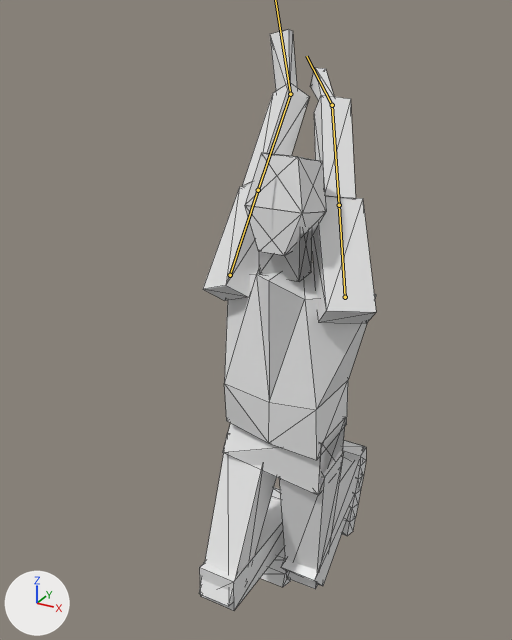
Two versions of the glTF model assets/models/knight.glb, one commit apart.
One viewpoint serves both versions: a 50 mm camera at (1.61, -11.03, 4.19) aimed at (-0.31, -7.54, 2.44). Lighting does not change. The marker at lower left points along +X, +Y and +Z. Both versions are drawn at frame 12 of the action 'lounge_attack'; the numbers are the values there. The bones that change are drawn over the model as lines. Mesh edges are drawn as thin lines.
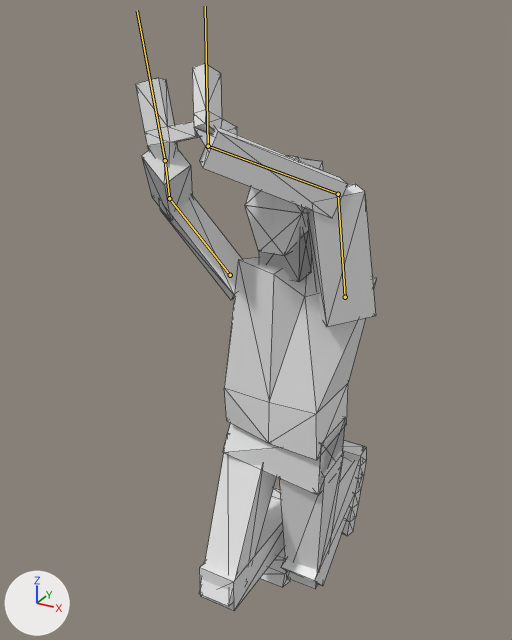
The change, as JSON lines over the scene's bpy script:
```json
{"block": "bone_arm1_l", "where": "bone_arm1_l = bpy.data.objects['Armature.001'].pose.bones['arm1.L']  # child of 'shoulder.L'"}
{"op": "set", "path": "bone_arm1_l.rotation_quaternion", "old": "(0.355, 0.118, -0.454, 0.808)", "new": "(0.613, 0.349, -0.284, 0.649)", "note": "degrees (-49, -31, 147) -> degrees (6, -53, 90)"}
{"block": "bone_arm2_l", "where": "bone_arm2_l = bpy.data.objects['Armature.001'].pose.bones['arm2.L']  # child of 'arm1.L'"}
{"op": "set", "path": "bone_arm2_l.rotation_quaternion", "old": "(1.0, -0.028, 0.0, 0.0)", "new": "(0.875, 0.484, 0.0, 0.0)", "note": "degrees (-3, 0, 0) -> degrees (58, 0, 0)"}
{"block": "bone_hand_l", "where": "bone_hand_l = bpy.data.objects['Armature.001'].pose.bones['hand.L']  # child of 'arm2.L'"}
{"op": "set", "path": "bone_hand_l.rotation_quaternion", "old": "(0.698, 0.188, -0.681, 0.118)", "new": "(0.449, -0.022, -0.664, 0.598)", "note": "degrees (89, -84, -64) -> degrees (-82, -35, 136)"}
{"block": "bone_arm1_r", "where": "bone_arm1_r = bpy.data.objects['Armature.001'].pose.bones['arm1.R']  # child of 'shoulder.R'"}
{"op": "set", "path": "bone_arm1_r.rotation_quaternion", "old": "(0.459, 0.077, 0.569, -0.678)", "new": "(0.85, 0.147, 0.366, -0.349)", "note": "degrees (-64, 39, -137) -> degrees (-1, 47, -45)"}
{"block": "bone_arm2_r", "where": "bone_arm2_r = bpy.data.objects['Armature.001'].pose.bones['arm2.R']  # child of 'arm1.R'"}
{"op": "set", "path": "bone_arm2_r.rotation_quaternion", "old": "(1.0, -0.028, 0.0, 0.0)", "new": "(0.722, 0.692, 0.0, 0.0)", "note": "degrees (-3, 0, 0) -> degrees (88, 0, 0)"}
{"block": "bone_hand_r", "where": "bone_hand_r = bpy.data.objects['Armature.001'].pose.bones['hand.R']  # child of 'arm2.R'"}
{"op": "set", "path": "bone_hand_r.rotation_quaternion", "old": "(0.903, -0.023, 0.284, 0.322)", "new": "(0.761, -0.434, 0.234, -0.421)", "note": "degrees (10, 32, 42) -> degrees (-59, -1, -58)"}
```

Location of each change, (x1, y1, x2, y2) in pixels of the pictures (512 x 640 px):
```json
{"object": "Cube.013", "change": "posed", "before": [224, 263, 376, 460], "after": [224, 257, 377, 460]}
{"object": "Cube.015", "change": "posed", "before": [242, 82, 356, 199], "after": [141, 127, 348, 221]}
{"object": "Cube.014", "change": "posed", "before": [203, 183, 376, 323], "after": [160, 184, 376, 327], "on screen": "25% wider"}
{"object": "Cube.016", "change": "posed", "before": [270, 29, 334, 101], "after": [135, 63, 237, 164]}
{"bone": "arm1.L", "before": "(345, 297) to (339, 205)", "after": "(345, 297) to (338, 194)"}
{"bone": "arm2.L", "before": "(339, 205) to (332, 105)", "after": "(338, 194) to (208, 146)"}
{"bone": "hand.L", "before": "(332, 105) to (306, 56)", "after": "(208, 146) to (205, 6)"}
{"bone": "arm1.R", "before": "(230, 275) to (258, 190)", "after": "(230, 275) to (169, 198)"}
{"bone": "arm2.R", "before": "(258, 190) to (290, 94)", "after": "(169, 198) to (165, 160)"}
```
